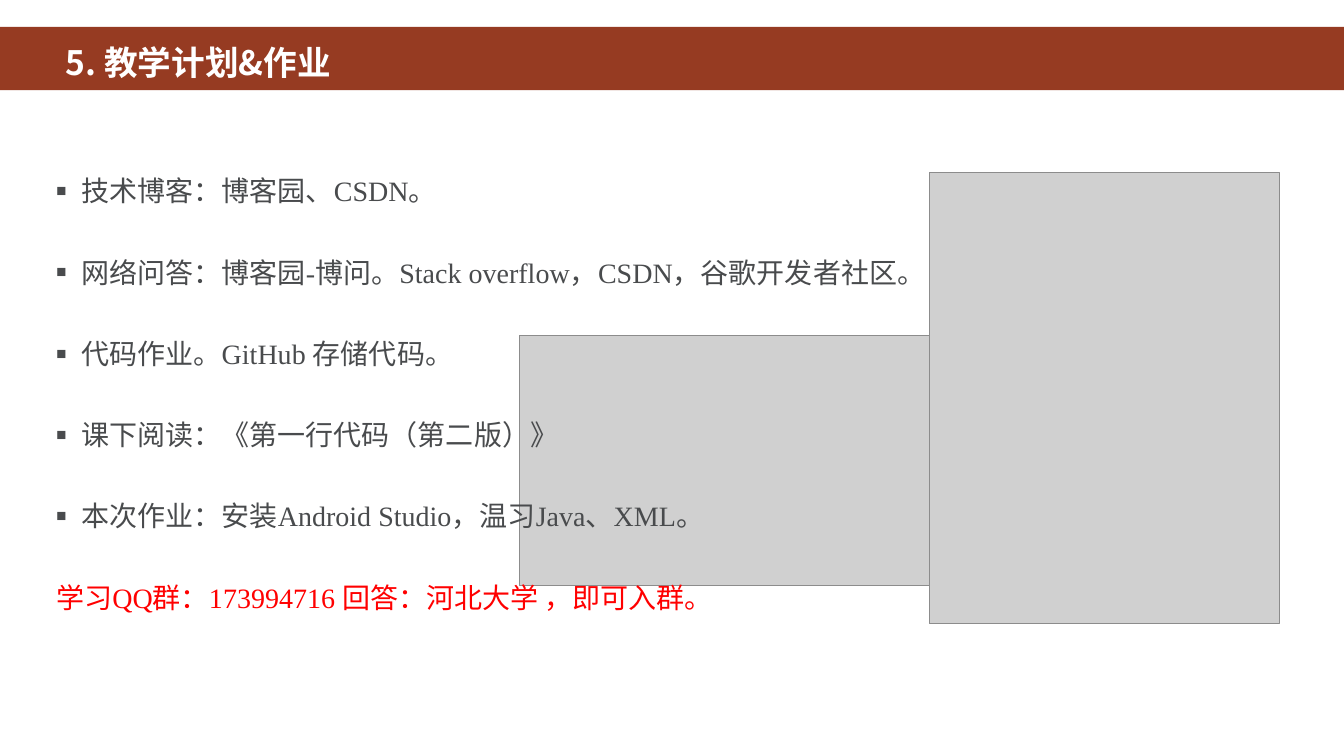
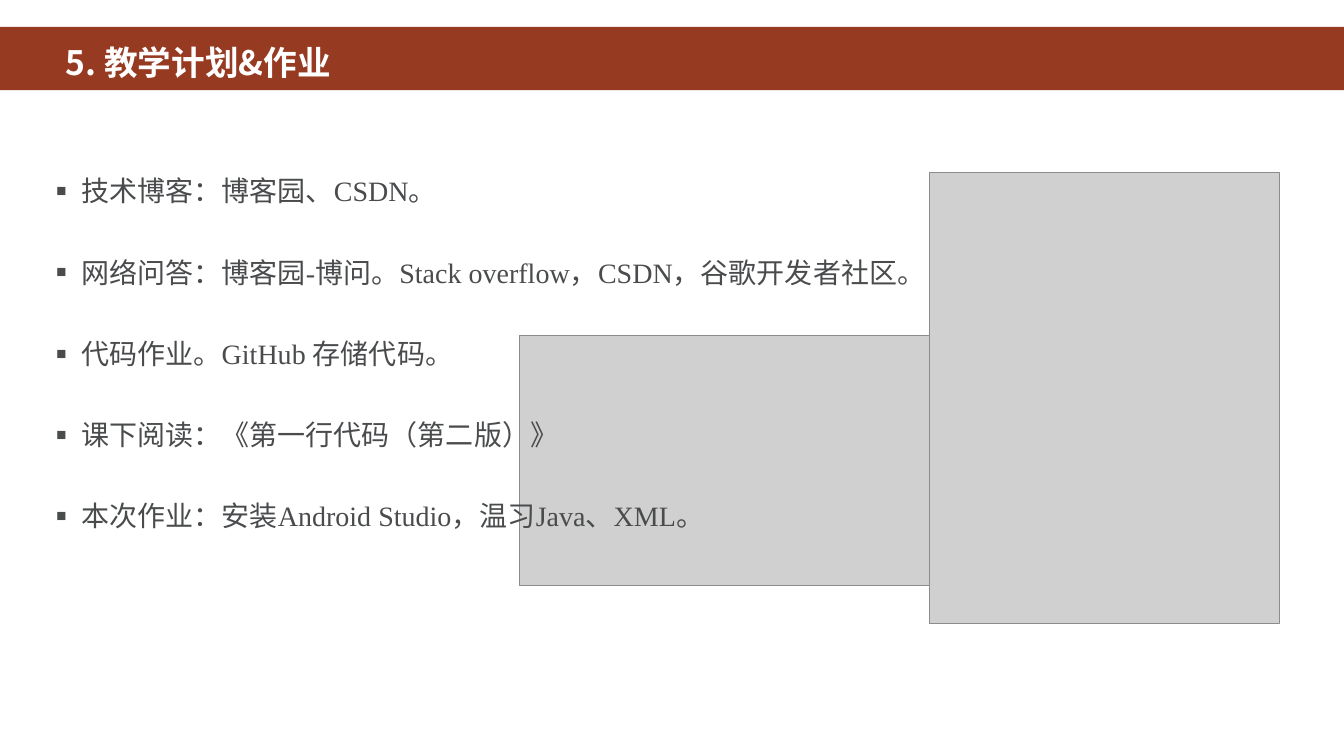
Before and after one commit to HBU/Android-PPT, a slide deck: slide 9 of 00.0 -- 移动开发 -- 第00章.ppt. Drawn at 1344x756 pixels with LibreOffice and Linux fonts; fonts in the diff are those of the drawing; grey boxes stand for pictures; background and template pictures are left out. Boxes give left, top, right and bottom in pixels: in the first picture for what was removed or moved away, otherwise in the second. Text is boxed around its words. In the diff, an @@ line names an element or a change of style, - is before the commit and + after.

```diff
--- a/00.0 -- 移动开发 -- 第00章.ppt
+++ b/00.0 -- 移动开发 -- 第00章.ppt
@@ text at (56,580,713,613): paragraph removed @@
-学习QQ群：173994716 回答：河北大学 ，即可入群。
```
Also in this commit, not shown: 6 other slides changed, 2 other files.
